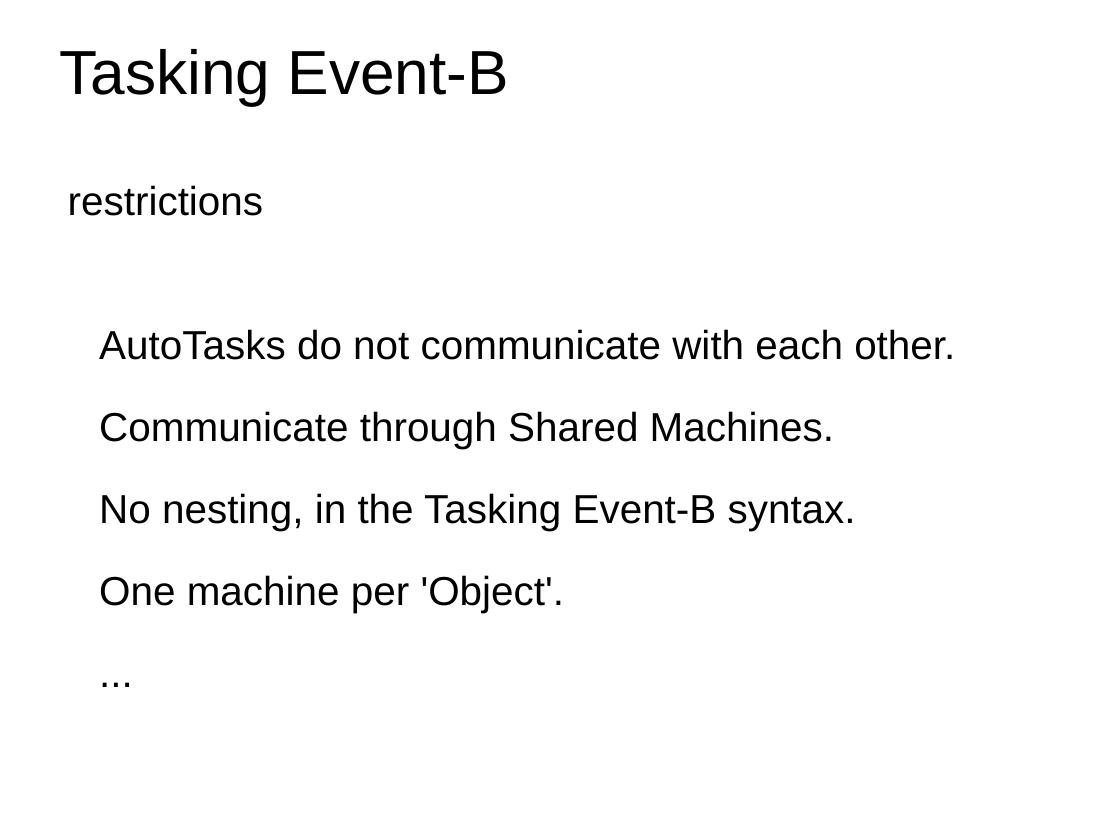
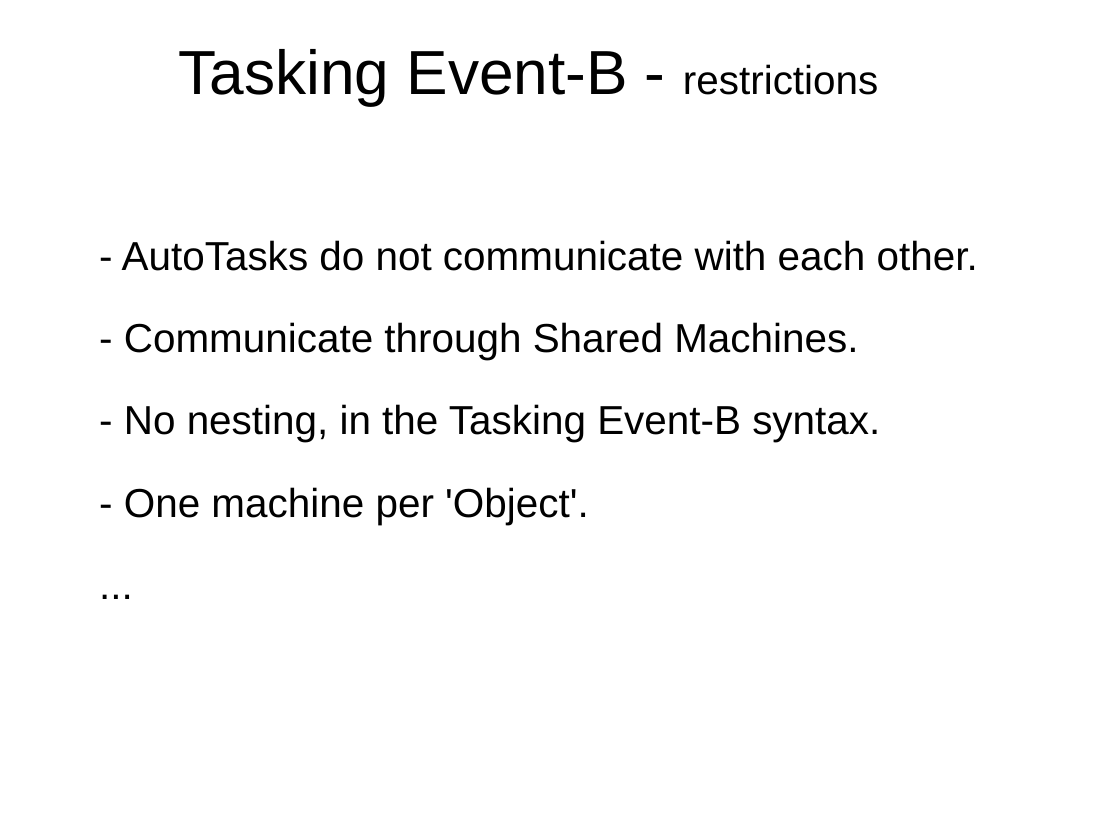
Before and after one commit to weetmuts/rodin-b-sharp-iUML_B_Utils, a slide deck: slide 27 of work/store/comp3011/AndysCourseMaterials/Mar2014/ProgrammingForSCSSession2.pptx. Drawn at 1120x840 pixels with LibreOffice and Linux fonts; fonts in the diff are those of the drawing; background and template pictures are left out. Boxes give left, top, right and bottom in pixels: in the first picture for what was removed or moved away, otherwise in the second. Text is boxed around its words. In the diff, an @@ line names an element or a change of style, - is before the commit and + after.

```diff
--- a/work/store/comp3011/AndysCourseMaterials/Mar2014/ProgrammingForSCSSession2.pptx
+++ b/work/store/comp3011/AndysCourseMaterials/Mar2014/ProgrammingForSCSSession2.pptx
@@ text at (179,49,878,105): text changed @@
-Tasking Event-B
+Tasking Event-B - restrictions
@@ text removed at (68,185,263,216) @@
-restrictions
@@ text "- AutoTasks do not communicate ...": place and size @@
-text "- AutoTasks do not communicate ..." at (99,329,955,613)
+text "- AutoTasks do not communicate ..." at (122,240,978,525)
@@ text at (122,240,978,525): text changed @@
-AutoTasks do not communicate with each other.
-Communicate through Shared Machines.
-No nesting, in the Tasking Event-B syntax.
-One machine per 'Object'.
+- AutoTasks do not communicate with each other.
+- Communicate through Shared Machines.
+- No nesting, in the Tasking Event-B syntax.
+- One machine per 'Object'.
```
Also in this commit, not shown: 2 other slides changed.
